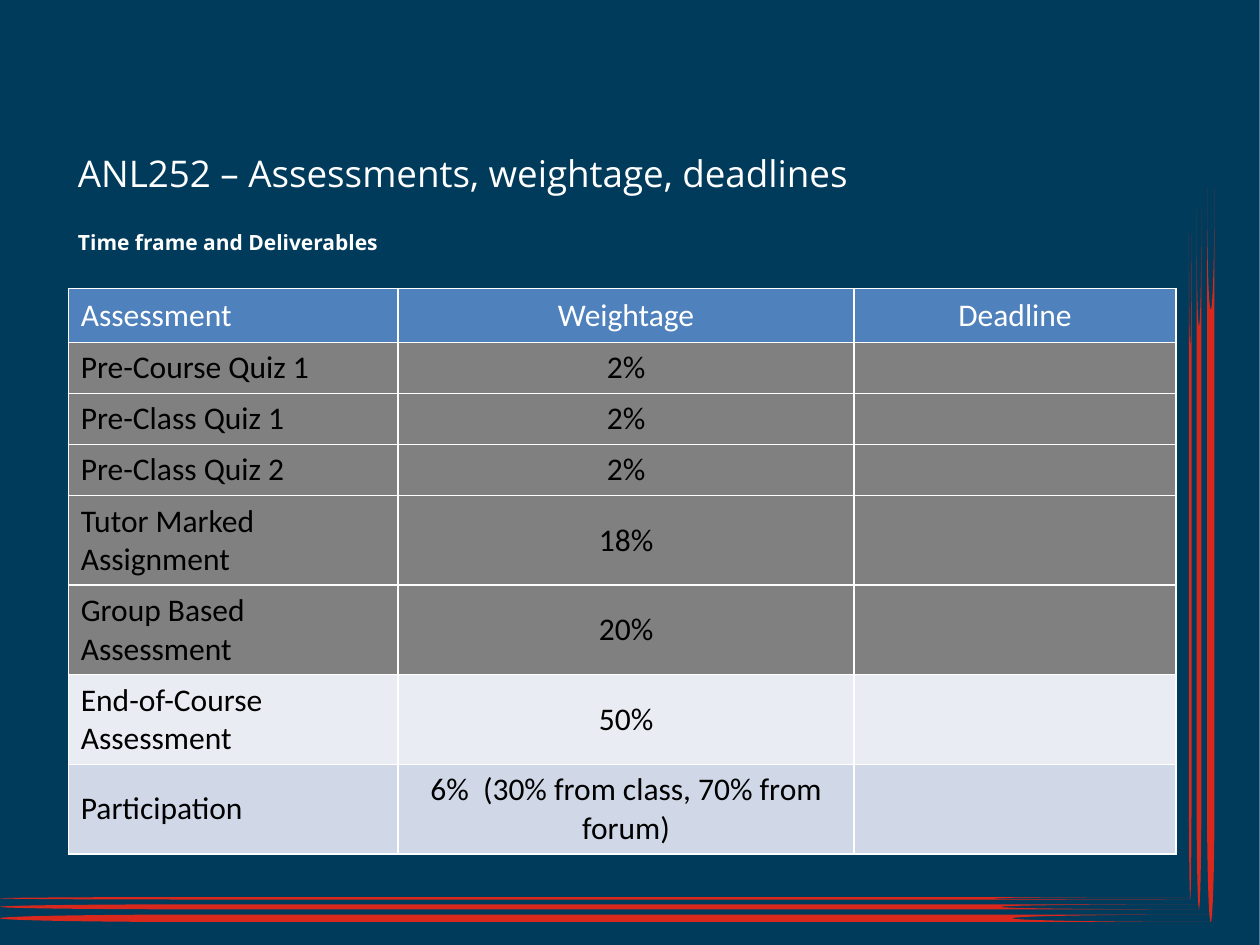
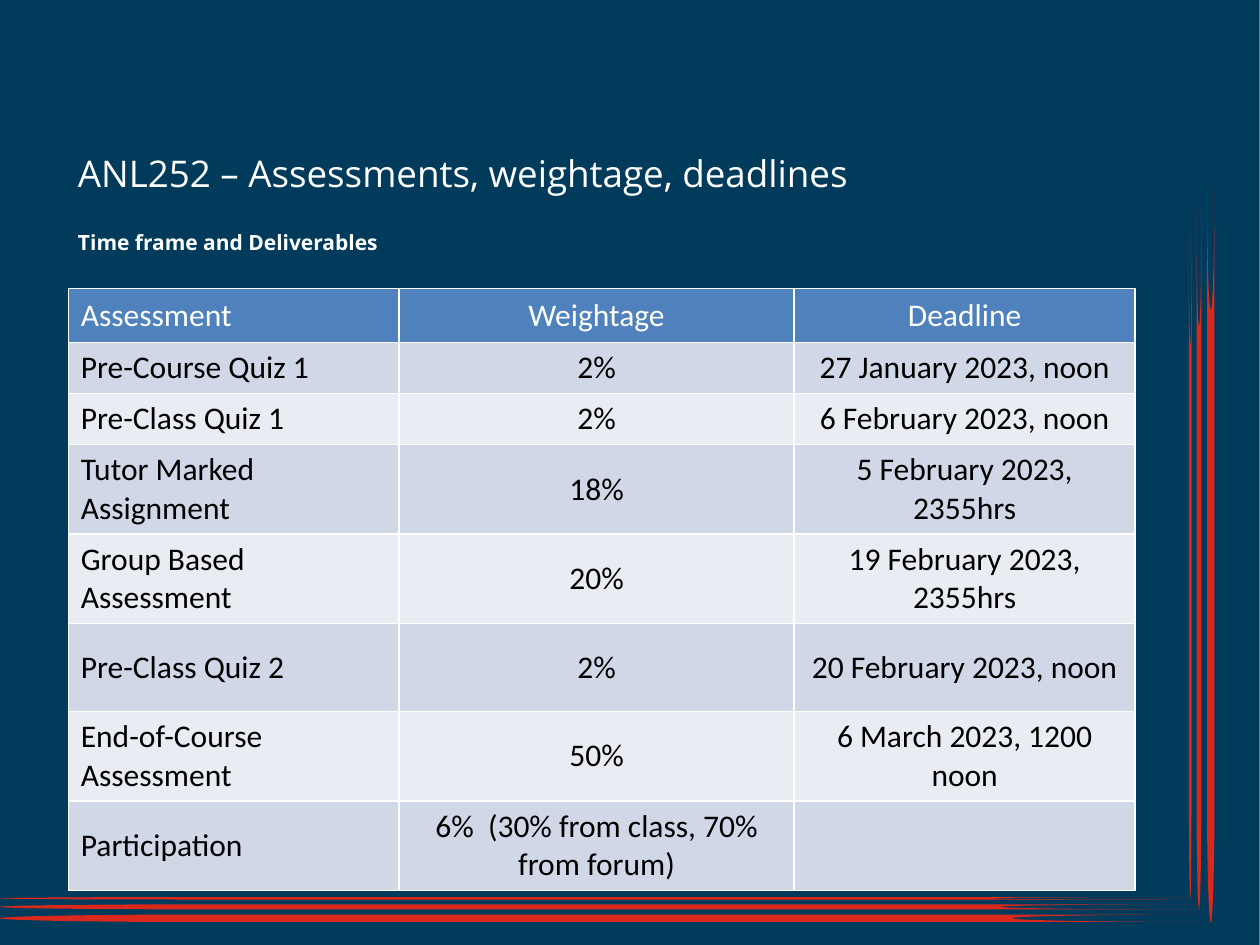
Before and after one commit to munishkumar-gh/munishkumar-gh.github.io, a slide deck: slide 1 of SuSS/2023_Sem1_ANL252_Python_4_Biz/3_Lecturer/Lecture_6/ANL252_SU6_Jan2023 (MK_edits).pptx. Drawn at 1260x945 pixels with LibreOffice and Linux fonts; fonts in the diff are those of the drawing; background and template pictures are left out. Boxes give left, top, right and bottom in pixels: in the first picture for what was removed or moved away, otherwise in the second. Text is boxed around its words. In the diff, an @@ line names an element or a change of style, - is before the commit and + after.

```diff
--- a/SuSS/2023_Sem1_ANL252_Python_4_Biz/3_Lecturer/Lecture_6/ANL252_SU6_Jan2023 (MK_edits).pptx
+++ b/SuSS/2023_Sem1_ANL252_Python_4_Biz/3_Lecturer/Lecture_6/ANL252_SU6_Jan2023 (MK_edits).pptx
@@ table at [68,289,1137,883] @@
-row 2, column 3: 
+row 2, column 3: 27 January 2023, noon
-row 3, column 3: 
+row 3, column 3: 6 February 2023, noon
-row 4: Pre-Class Quiz 2 | 2% | 
+row 4: Tutor Marked Assignment | 18% | 5 February 2023, 2355hrs
-row 5: Tutor Marked Assignment | 18% | 
+row 5: Group Based Assessment | 20% | 19 February 2023, 2355hrs
-row 6: Group Based Assessment | 20% | 
+row 6: Pre-Class Quiz 2 | 2% | 20 February 2023, noon
-row 7, column 3: 
+row 7, column 3: 6 March 2023, 1200 noon
@@ fill #808080 to #D0D8E8 in 9 cells @@
@@ fill #808080 to #E9EDF4 in 6 cells @@
@@ table: place and size @@
-table at [68,289,1176,847]
+table at [68,289,1137,883]
```
Also in this commit, not shown: 15 other files.
